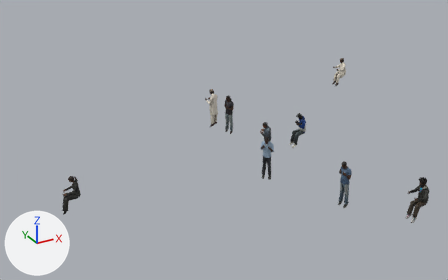
Two versions of the glTF model public/hq/glb/fleet_people.glb, one commit apart.
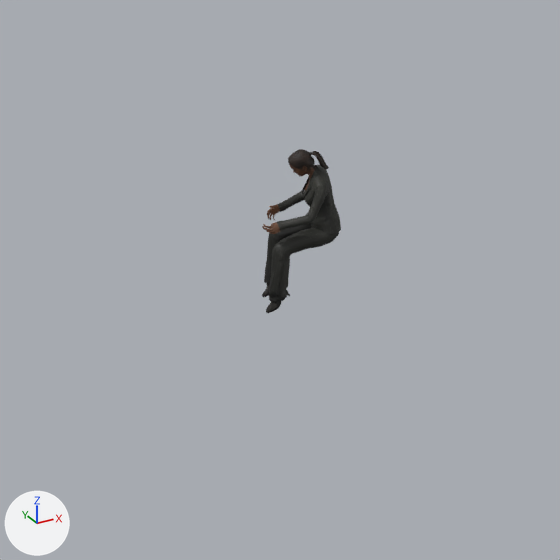
There are two pictures of each version: one whole from a 50 mm lens placed at (-11.5, 33.7, 12.2), pointed at (-0.2, 54.4, 1.8), one close up on the part from 0% to 30% of the width and 50% to 98% of the height. The axes (+X, +Y, +Z) are drawn at lower left. The lights are the same throughout. The last two pictures show the newer version. Where no turn or scale is listed for an object, it has been applied to the vertices. Vertices at exactly the same position are counted once.

Script lines for the objects in view, before the commit:
```python
me_fleet_people = bpy.data.meshes.new('fleet_people')
me_fleet_people.from_pydata(...)  # 33058 vertices, 65800 faces; spans x -9.0..9.0, y -6.8..6.8, z -1.0..1.0
me_fleet_people.materials.append(mat_m006_body)
me_fleet_people.materials.append(mat_m006_head)
me_fleet_people.materials.append(mat_m006_opacity)
me_fleet_people.materials.append(mat_m022_body)
me_fleet_people.materials.append(mat_m022_head)
me_fleet_people.materials.append(mat_m204_body)
me_fleet_people.materials.append(mat_m204_head)
me_fleet_people.materials.append(mat_m007_body)
me_fleet_people.materials.append(mat_m007_head)
me_fleet_people.materials.append(mat_m014_body)
me_fleet_people.materials.append(mat_m014_head)
me_fleet_people.materials.append(mat_m014_opacity)
me_fleet_people.materials.append(mat_m019_body)
me_fleet_people.materials.append(mat_m019_head)
me_fleet_people.materials.append(mat_m017_body)
me_fleet_people.materials.append(mat_m017_head)
me_fleet_people.materials.append(mat_m017_opacity)
me_fleet_people.materials.append(mat_f020_body_001)
me_fleet_people.materials.append(mat_f020_head_001)
me_fleet_people.materials.append(mat_f020_opacity_001)
ob_fleet_people = bpy.data.objects.new('fleet_people', me_fleet_people)
ob_fleet_people.location = (1.8, 53.49, 1.49)
```
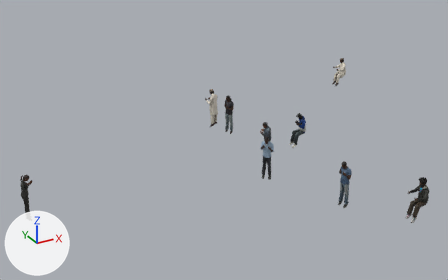
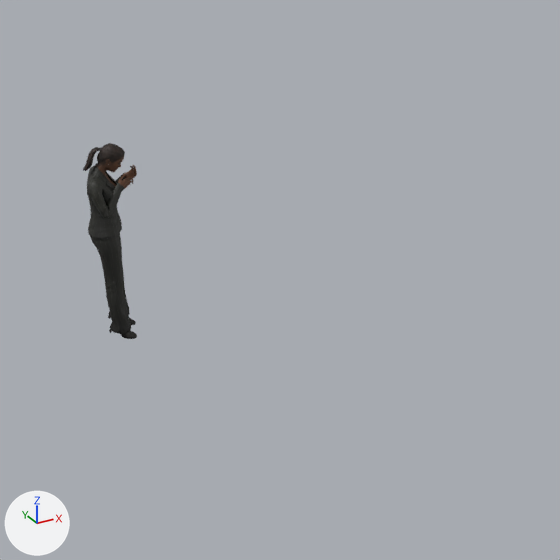
Commit message: Fleet: admin stands behind the operations desk facing the room; real Fleet app on the wall

Where the newer file only moved an object's origin or applied its transform, the numbers keep the older frame.

What differs and where, as boxes (x1, y1, x2, y2) in the close-ups (560 x 560 px):
'fleet_people', reshaped: before (262, 149, 341, 313); after (83, 143, 137, 339)
part 1 of me_fleet_people, added: after (83, 143, 137, 339)
part 2 of me_fleet_people, deleted: before (262, 149, 341, 313)

The change, as a list of edits to the scene's bpy script:
```text
Change me_fleet_people:
    used by ob_fleet_people; location = (1.8, 53.49, 1.49)
    remove me_fleet_people.from_pydata(...)  # 33058 vertices, 65800 faces; spans x -9.0..9.0, y -6.8..6.8, z -1.0..1.0
    add me_fleet_people.from_pydata(...)  # 32998 vertices, 65680 faces; spans x -10.3..9.0, y -6.8..6.8, z -0.9..1.0
    me_fleet_people part 1: a new loose piece of 3917 vertices spanning x -10.3..-9.8, y 0.3..0.8, z -0.9..0.9
    me_fleet_people part 2: the loose piece of 3989 vertices spanning x -9.0..-8.2, y 0.3..0.7, z -1.0..0.4 is deleted
    other edits to the shape of me_fleet_people do not show in these pictures
```
